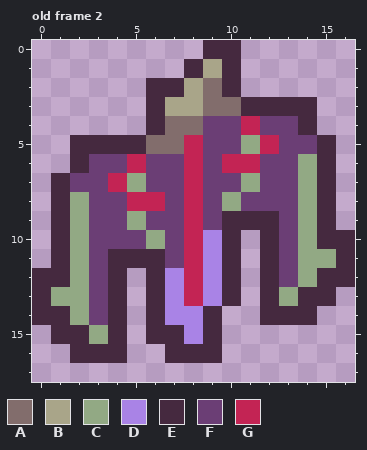
Two versions of one pixel-art file, assets/images/ASE FILES/WARDEN-ENEMY.ase. This is how it looked before the edit.
17x18 pixels, 3 frames. Shown: old frame 2. The commit also changed other frames, which this record leaves out.
Palette (. is transparent): A #826d6c  B #a9a589  C #92a984  D #a983e6  E #45293f  F #6b3e75  G #c32454
Pixels before, old frame 2, first column x 0:
 0 .........EE......
 1 ........EBE......
 2 ......EEBAE......
 3 ......EBBAAEEEE..
 4 ......EAAFFGFFE..
 5 ..EEEEAAGFFCGFFE.
 6 ..EFFGFFGFGGFFCE.
 7 .EFFGCFFGFFCFFCE.
 8 .ECFFGGFGFCFFFCE.
 9 .ECFFCFFGFEEEFCE.
10 .ECFFFCFGDE.EFCEE
11 .ECFEEEFGDE.EFCCE
12 EECFE.EDGDE.EFCEE
13 ECCFE.EDGDE.ECEE.
14 EECFE.EDDE..EEE..
15 .EECE.EEDE.......
16 ..EEE..EEE.......
The result:
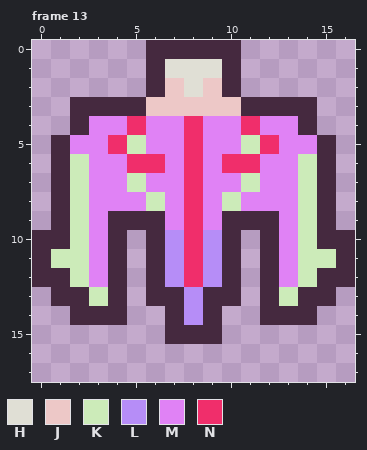
Colours new in this view: H #e0dfd5  J #edc8c7  K #ccebb9  L #b68df7  M #e082f5  N #f02e6b
A new or re-ordered frame is compared with the old frame closest to it.
Commit: Added warden animations for all scoll speeds and damage Signed-off-by: qkuldo <teoa52269@gmail.com>
Difference:
frames 3 -> 13
Changed rows in their new state; - is an unchanged pixel.
Frame 13 is new; against old frame 2:
first column x 0:
 0 ------EEE-------
 1 ------EHHH------
 2 -------JHJ------
 3 --EEEEJJJJJ-----
 4 --EMMNMMNMMNMM--
 5 -EMMNKMMNMMKNMM-
 6 -EKMMNNMNMNNMMK-
 7 --KMMKMMNMMKMMK-
 8 --KMMMKMNMKMMMK-
 9 --KMEEEMNM---MK-
10 E-KME.ELNL---MK-
11 EKKM-.-LNL---MKK
12 --KM---LNL---MK-
13 .EEK---ELE---K--
14 ..EE--.EL-------
15 -....-.-E-------
16 --...--...------
Where, in picture pixels (left, top, right, bottom), the same in both pictures:
changed: (32, 40, 336, 363)
